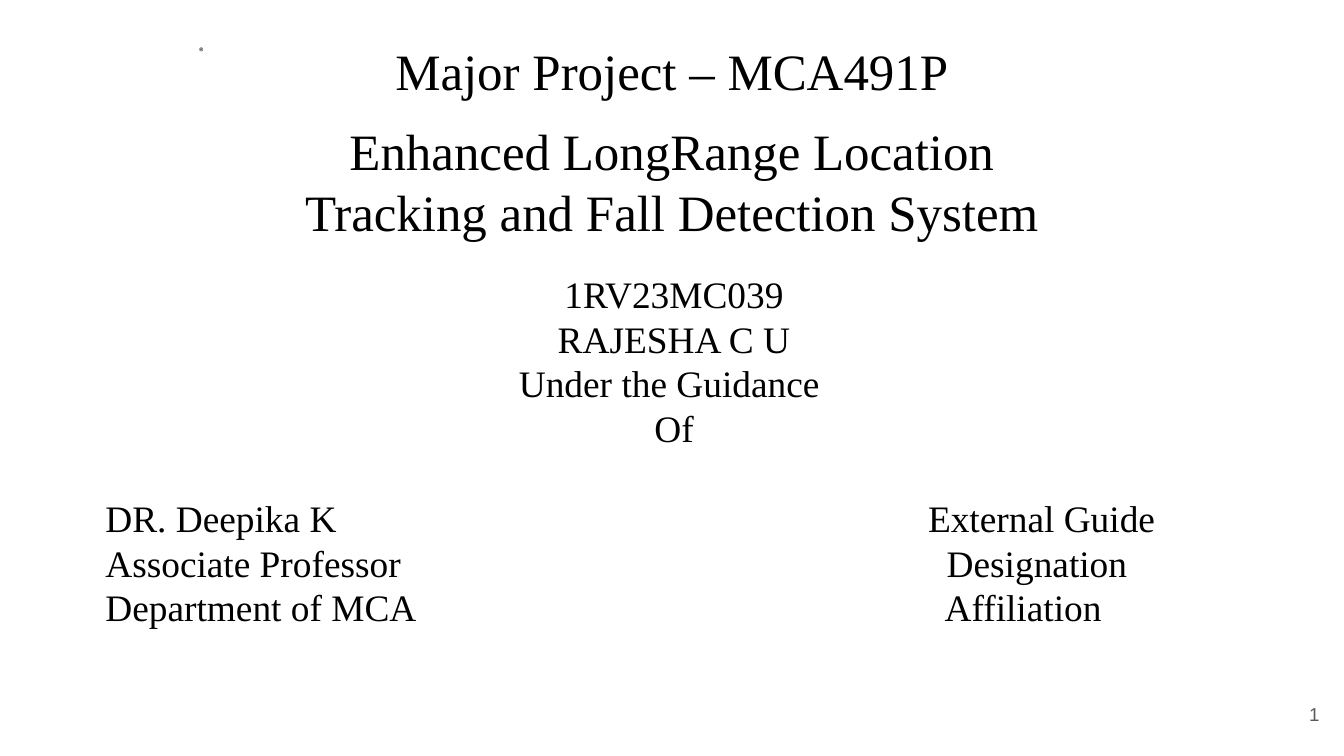
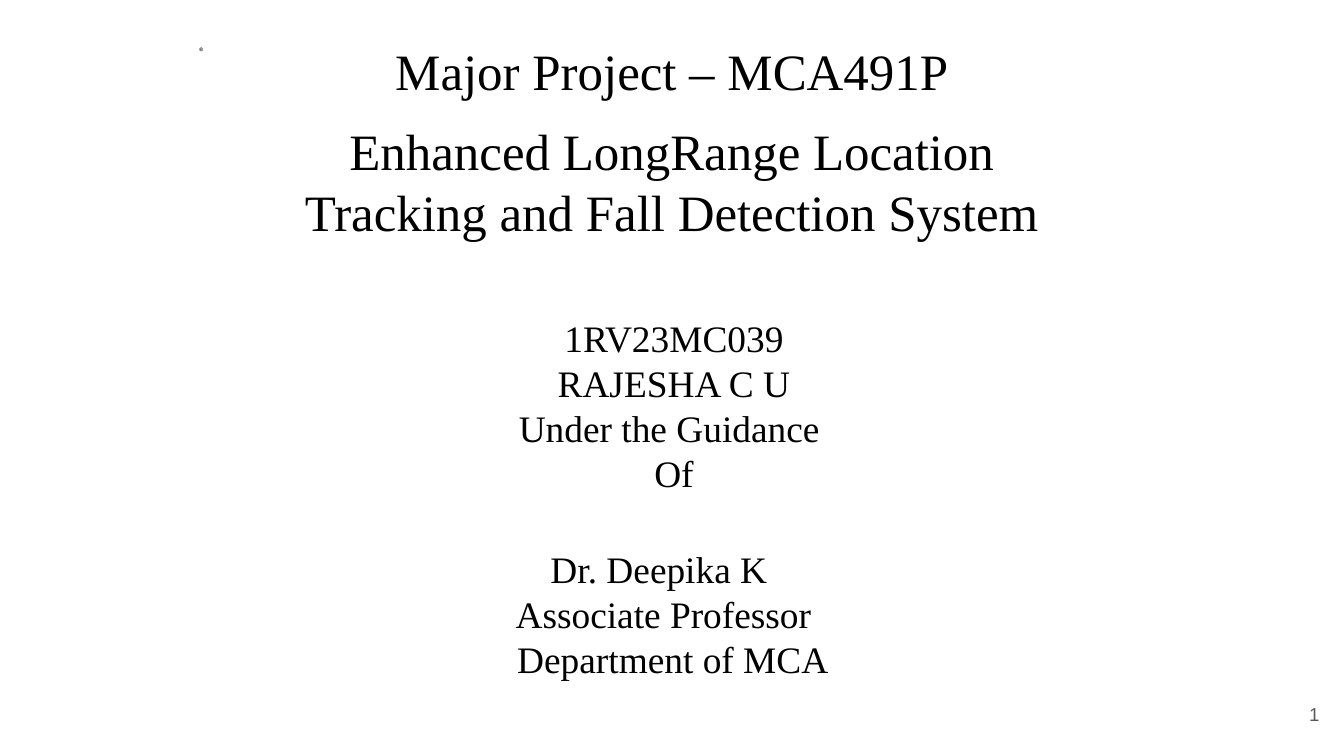
Before and after one commit to rajeshacu/LoRa-based-Location-tracking-and-Fall-detection-System, a slide deck: slide 1 of Phase II Major Project(1).pptx. Drawn at 1344x756 pixels with LibreOffice and Linux fonts; fonts in the diff are those of the drawing; background and template pictures are left out. Boxes give left, top, right and bottom in pixels: in the first picture for what was removed or moved away, otherwise in the second. Text is boxed around its words. In the diff, an @@ line names an element or a change of style, - is before the commit and + after.

```diff
--- a/Phase II Major Project(1).pptx
+++ b/Phase II Major Project(1).pptx
@@ text at box(105, 506, 1102, 629): paragraphs removed @@
-DR. Deepika K External Guide
-Associate Professor Designation
-Department of MCA Affiliation
@@ text added at box(516, 557, 828, 680), 44 pt, text #000000 @@
+Dr. Deepika K Associate Professor Department of MCA
```
Also in this commit, not shown: 17 other slides changed, 1 slide added, 2 slides removed, 3 other files.
